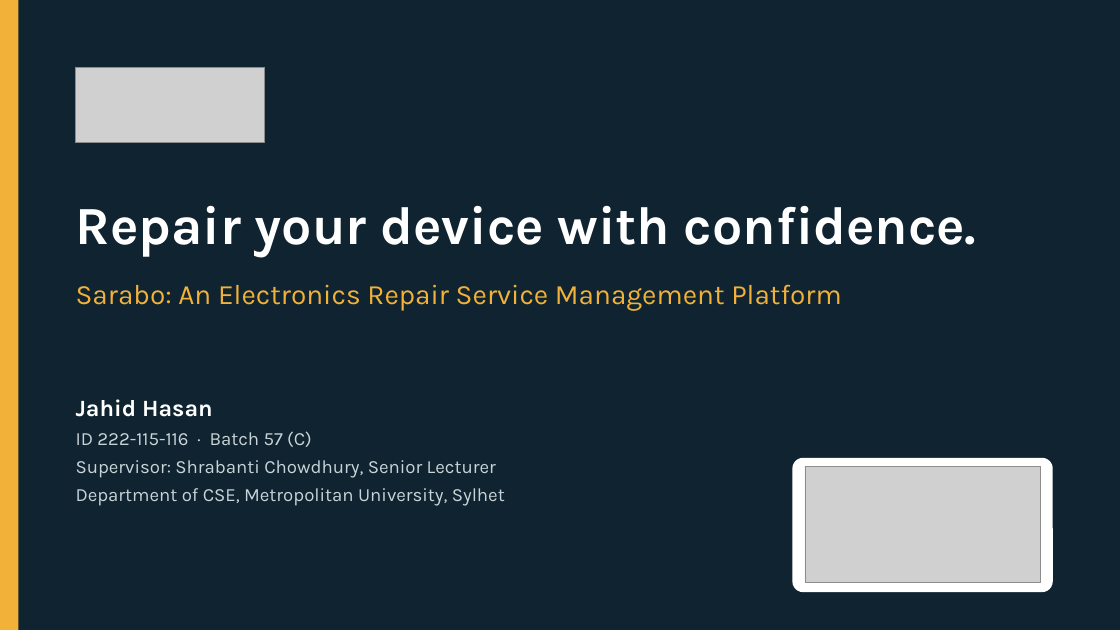
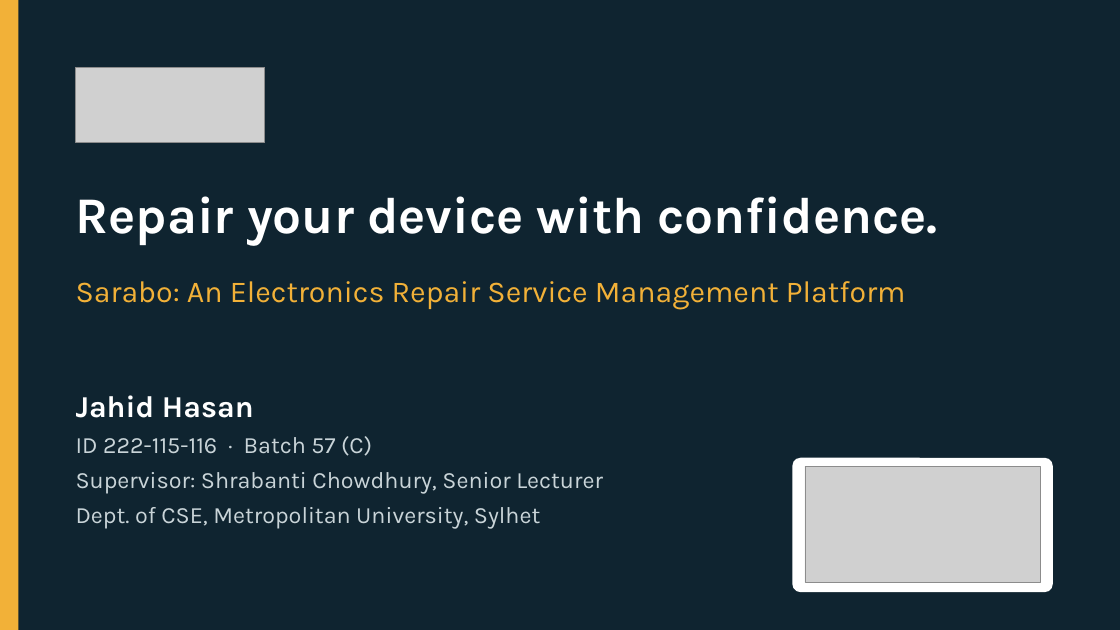
Before and after one commit to jahidjubaer/sarabo-doc, a slide deck: slide 1 of presentation/Sarabo_Presentation.pptx. Drawn at 1120x630 pixels with LibreOffice and Linux fonts; fonts in the diff are those of the drawing; grey boxes stand for pictures. Boxes give left, top, right and bottom in pixels: in the first picture for what was removed or moved away, otherwise in the second. Text is boxed around its words. In the diff, an @@ line names an element or a change of style, - is before the commit and + after.

```diff
--- a/presentation/Sarabo_Presentation.pptx
+++ b/presentation/Sarabo_Presentation.pptx
@@ text "Repair your device with confidence.": place and size @@
-text "Repair your device with confidence." at (76, 205, 976, 258)
+text "Repair your device with confidence." at (76, 196, 938, 246)
@@ text "Repair your device with confidence." at (76, 196, 938, 246): size 46 to 44 pt @@
@@ text "Sarabo: An Electronics Repair Service ..." at (76, 281, 906, 310): size 24 to 26 pt @@
@@ text at (76, 395, 603, 494): size 20 to 26 pt in "Jahid Hasan"; size 16 to 20 pt in "ID 222-115-116 · Batch 57 (C)", "Supervisor: Shrabanti Chowdhury, Senior Lecturer" @@
@@ text at (76, 507, 540, 529): text changed; size 16 to 20 pt @@
-Department of CSE, Metropolitan University, Sylhet
+Dept. of CSE, Metropolitan University, Sylhet
```
Also in this commit, not shown: 4 other slides changed, 5 slides added, 5 slides removed, 16 other files.
